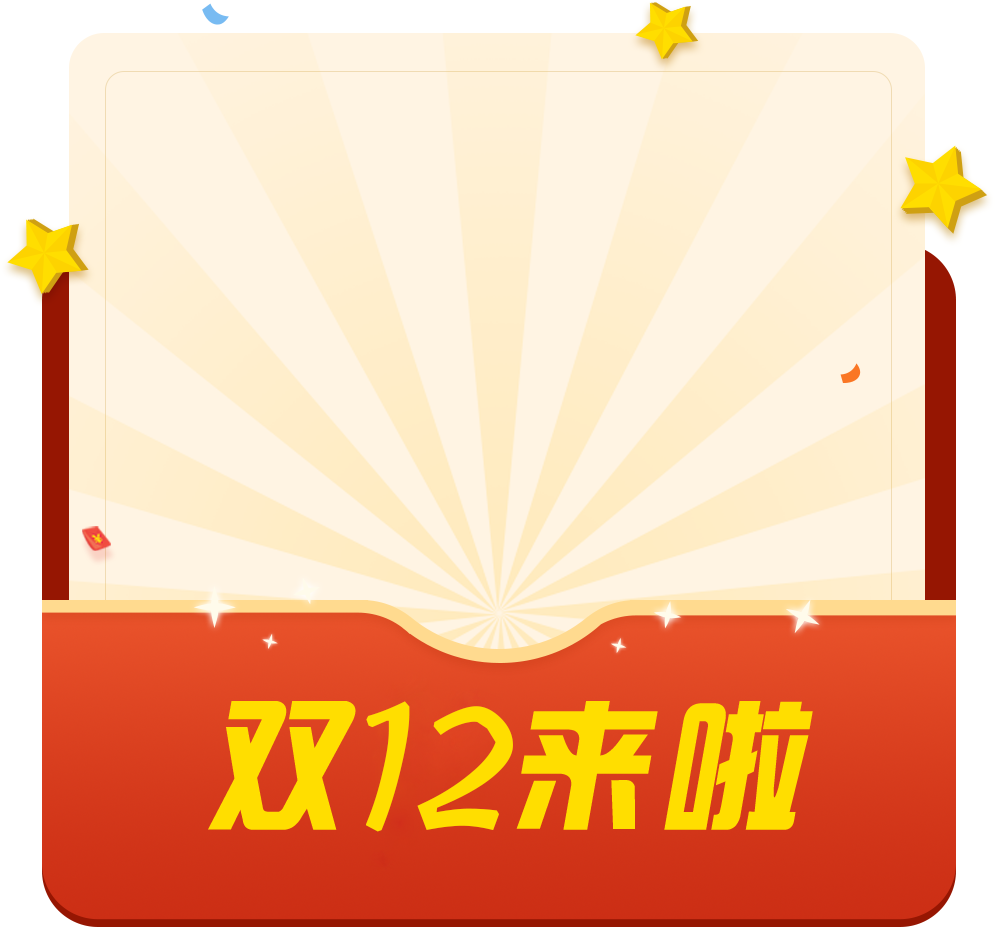
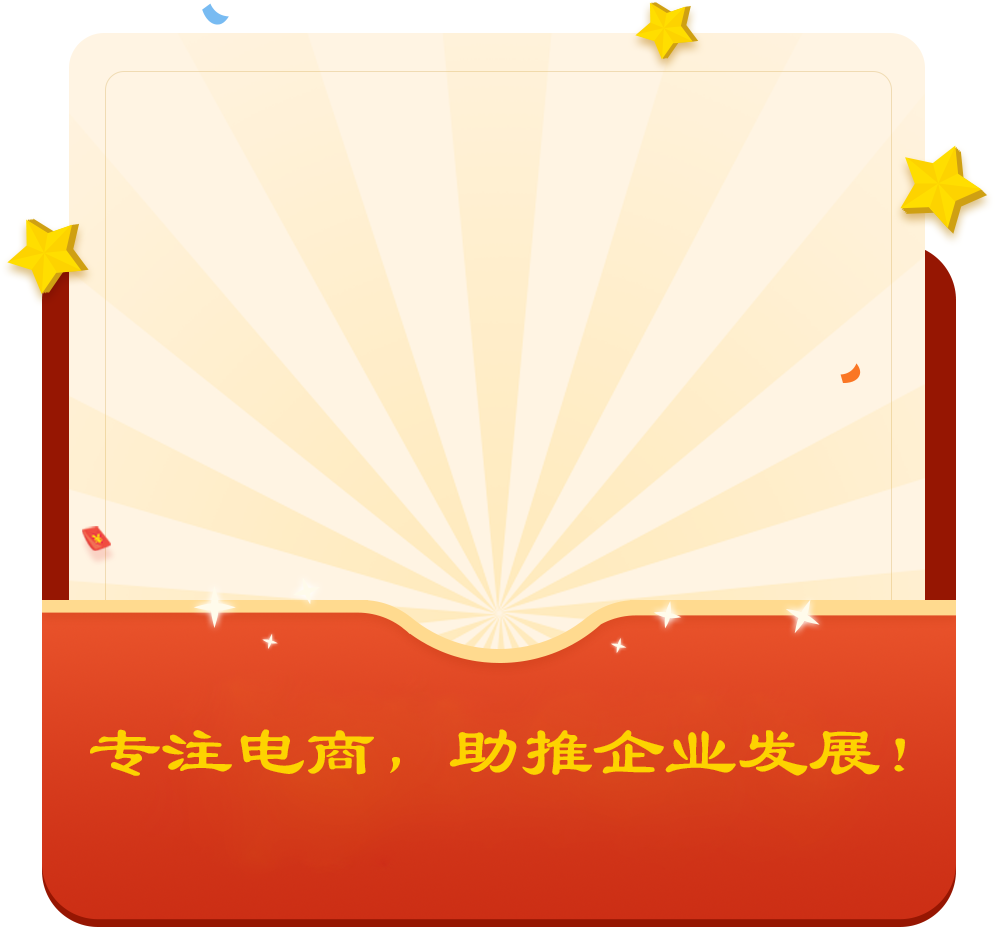
Comparing the layer stacks of the two w=995, h=927 images. Changes:
renamed "12" to "专注电商，助推企业发展！", painted on it over [90, 701, 905, 832]
painted on "图层 1" over [141, 677, 905, 873]
